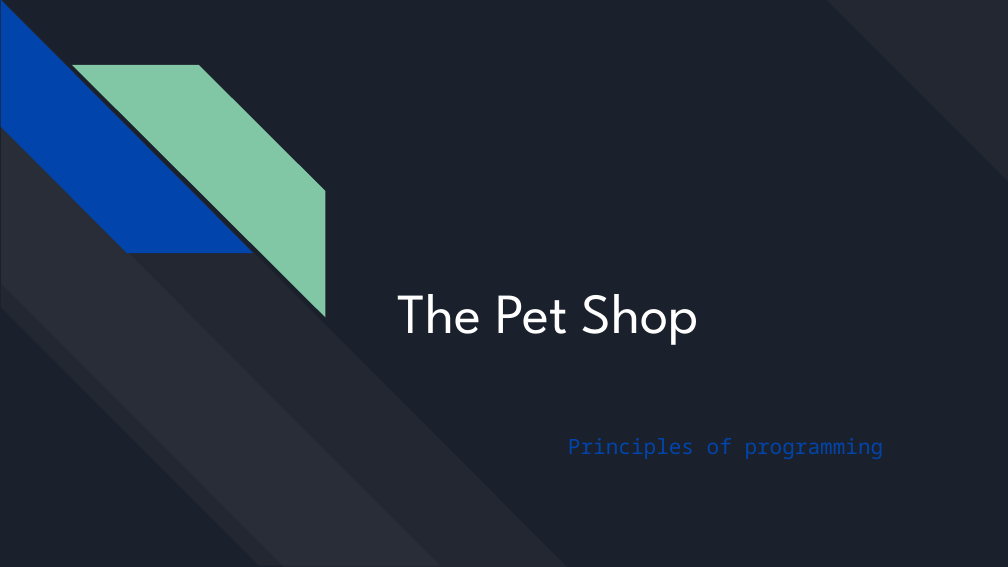
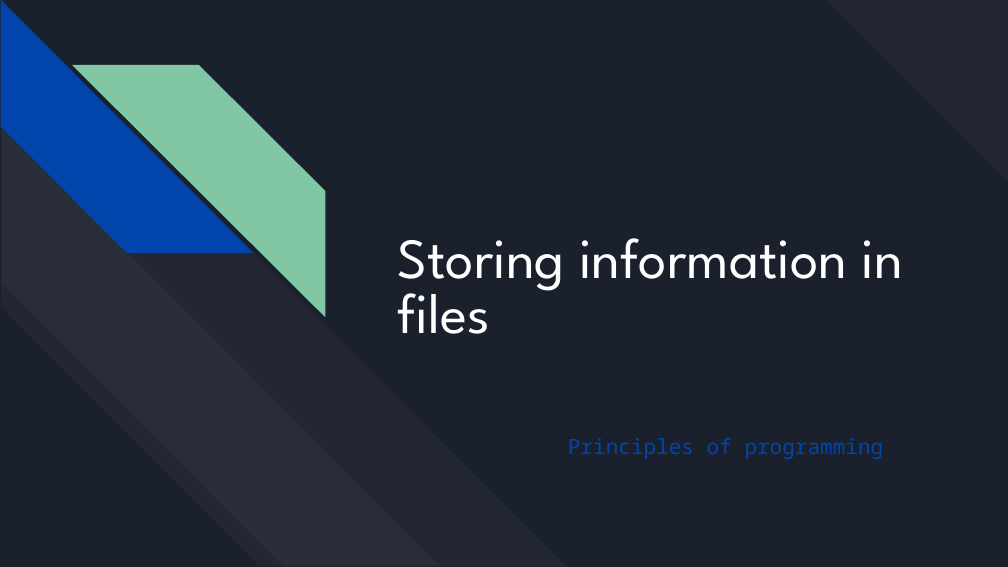
Before and after one commit to bulhard/Principles_Of_Programming, a slide deck: slide 1 of _Presentations/08 Storing Data.pptx. Drawn at 1008x567 pixels with LibreOffice and Linux fonts; fonts in the diff are those of the drawing. Boxes give left, top, right and bottom in pixels: in the first picture for what was removed or moved away, otherwise in the second. Text is boxed around its words. In the diff, an @@ line names an element or a change of style, - is before the commit and + after.

```diff
--- a/_Presentations/08 Storing Data.pptx
+++ b/_Presentations/08 Storing Data.pptx
@@ title at box(397, 238, 902, 334): text changed @@
-The Pet Shop
+Storing information in files
```
Also in this commit, not shown: 1 other slide changed, 5 other files.
